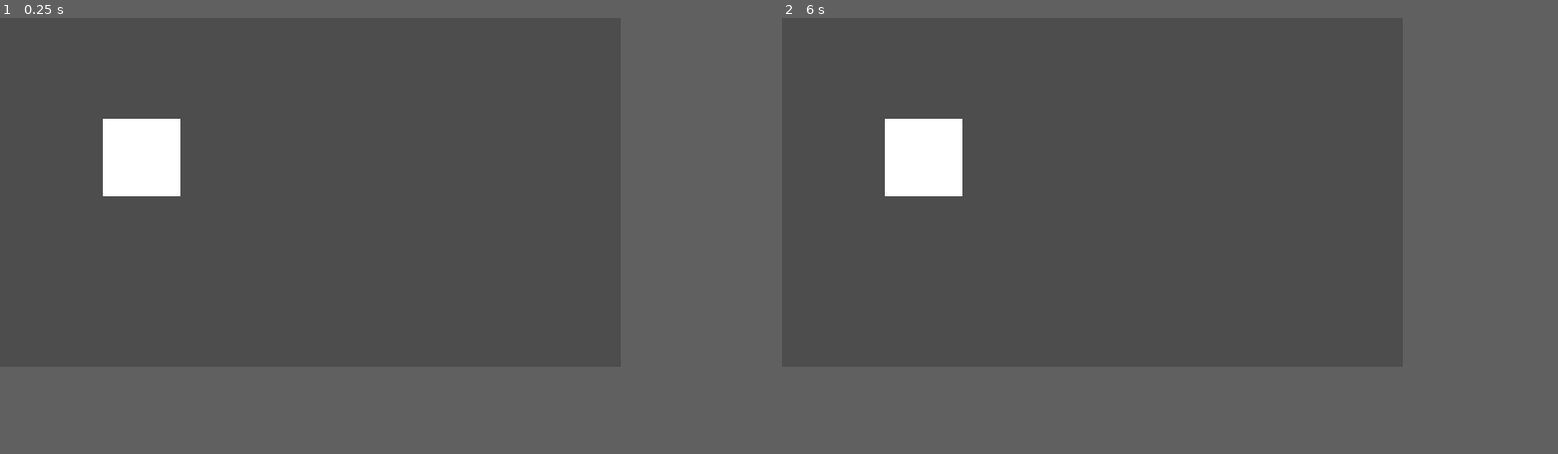
Above: before the commit, frames 1-2 (left to right).
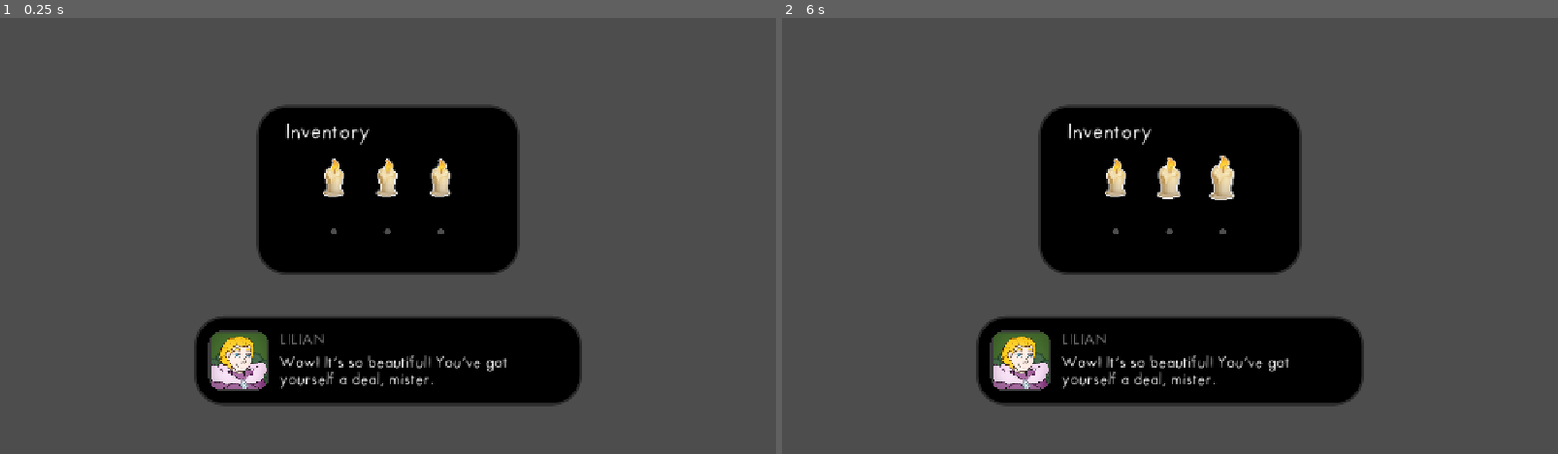
Above: after the commit, the same moments.

Repository: Piyan0/tim_movement
Game: Godot game, scene res://ui/inventory/inventory.tscn
Two runs of this game, one before a commit and one after it. Both use one fixed random seed, a clock stepped at 60 frames per second and the inputs below. Before the commit the project starts from res://node_2d.tscn.
Inputs (mouse positions are in pixels of both pictures, inside the frame that each line leads up to):
- Up to frame 1 (0.25 s): no input
- Up to frame 2 (6 s): tap Enter at 0.5, 2, 3.5 s; move the mouse to (1061, 262) at 0.52 s; hold Up (ui_up) 0.53-1.25 s; click (1061, 262) at 0.67 s; tap Space at 1.25, 2.75, 4.25 s; drag from (1278, 244) to (1061, 262) at 1.27 s; move the mouse to (906, 140) at 2.02 s; hold Left (ui_left) 2.03-2.75 s; click (906, 140) at 2.17 s; drag from (1123, 192) to (906, 140) at 2.77 s; move the mouse to (999, 105) at 3.52 s; hold Down (ui_down) 3.53-4.25 s; click (999, 105) at 3.67 s; drag from (1232, 174) to (999, 105) at 4.27 s; move the mouse to (968, 209) at 5.02 s; hold Up (ui_up) 5.03-5.75 s; click (968, 209) at 5.17 s; drag from (1154, 113) to (968, 209) at 5.77 s
In our replay, the window is 640x360 before the commit and 800x450 after it. These sizes can differ from the game's own. Grey fills any space a smaller window leaves; there, only what the larger window draws over its background counts as a difference.

The runs differ from the first frame. In frame 1, 24% of the frame differs, in the area x 13-75%, y 20-90%; in frame 2, 24%.

Commit message:
m

Diff:
--- /dev/null
+++ b/commons/drag_item_global.gd
@@ -0,0 +1,8 @@
+extends Node2D
+
+
+func add_drag_item(item):
+    item.reparent(self)
+    item.item_released.connect(func():
+        item.queue_free()
+    )
--- /dev/null
+++ b/commons/shaders/corner_radius.gdshader
@@ -0,0 +1,68 @@
+shader_type canvas_item;
+// Shader to round corners of a canvas. The 'radius_scale' is multiplied by
+// minimum(width, height)/2.0 to calculate the radius of the corners.
+//
+// Instructions:
+// 1) The node that uses this shader must have signals 'tree_entered' and
+// 'item_rect_changed' connected to a callable with the next code:
+// material.set_shader_parameter("width", size.x)
+// material.set_shader_parameter("height", size.y)
+//
+// Known issues:
+// 1) If used on 'TextureRect', take care of 'expand_mode' and 'stretch_mode',
+// because image corners might be outside node rectangle and therefore clipped.
+// Corners are rounded, but they are outside node's rectangle.
+
+
+uniform float radius_scale: hint_range(0.0, 1.0, 0.1) = 0.1;
+uniform bool rounded_corner_top_left = true;
+uniform bool rounded_corner_top_right = true;
+uniform bool rounded_corner_bottom_left = true;
+uniform bool rounded_corner_bottom_right = true;
+uniform float width = 1.0;
+uniform float height = 1.0;
+
+
+void fragment() {
+	vec4 image = texture(TEXTURE, UV);
+	vec2 pos = vec2(UV.x*width, UV.y*height);
+	float radius = min(width, height)*radius_scale/2.0;
+	float dist;
+	// Top left corner
+	if (rounded_corner_top_left) {
+		dist = length(pos - vec2(radius));
+		if (dist > radius && pos.x < radius && pos.y < radius) {
+			image.a = 0.0;
+		}
+		// debugging only
+//		if (dist < radius){image.r = 1.0;}
+	}
+	// Top right corner
+	if (rounded_corner_top_right) {
+		dist = length(pos - vec2(width-radius, radius));
+		if (dist > radius && pos.x > width-radius && pos.y < radius) {
+			image.a = 0.0;
+		}
+		// debugging only
+//		if (dist < radius){image.r = 1.0;}
+	}
+	// Bottom left corner
+	if (rounded_corner_bottom_left) {
+		dist = length(pos - vec2(radius, height-radius));
+		if (dist > radius && pos.x < radius && pos.y > height-radius) {
+			image.a = 0.0;
+		}
+		// debugging only
+//		if (dist < radius){image.r = 1.0;}
+	}
+	// Bottom right corner
+	if (rounded_corner_bottom_right) {
+		dist = length(pos - vec2(width-radius, height-radius));
+		if (dist > radius && pos.x > width-radius && pos.y > height-radius) {
+			image.a = 0.0;
+		}
+		// debugging only
+//		if (dist < radius){image.r = 1.0;}
+	}
+	COLOR = image;
+}
--- a/player.tscn
+++ b/entities/player/player.tscn
@@ -1,7 +1,7 @@
 [gd_scene format=3 uid="uid://bnuvvd8e3uy4a"]
 
-[ext_resource type="Script" uid="uid://duxo0s4u3j81b" path="res://player.gd" id="1_4flbx"]
-[ext_resource type="Script" uid="uid://d228kqpfj746a" path="res://player_movement.gd" id="2_onrkg"]
+[ext_resource type="Script" uid="uid://duxo0s4u3j81b" path="res://entities/player/player.gd" id="1_4flbx"]
+[ext_resource type="Script" uid="uid://d228kqpfj746a" path="res://commons/player_movement.gd" id="2_onrkg"]
 
 [node name="Player" type="Node2D" unique_id=1426917964 node_paths=PackedStringArray("movement", "lb_hint")]
 script = ExtResource("1_4flbx")
--- a/node_2d.tscn
+++ b/levels/main/main.tscn
@@ -1,6 +1,6 @@
 [gd_scene format=3 uid="uid://3p8vrrypgi1t"]
 
-[ext_resource type="Script" uid="uid://bbf1h7csh8jc6" path="res://node_2d.gd" id="1_wtcfe"]
+[ext_resource type="Script" uid="uid://bbf1h7csh8jc6" path="res://levels/main/main.gd" id="1_wtcfe"]
 
 [node name="Node2D" type="Node2D" unique_id=351564680 node_paths=PackedStringArray("cr_rect")]
 script = ExtResource("1_wtcfe")
--- a/project.godot
+++ b/project.godot
@@ -11,17 +11,22 @@
 [application]
 
 config/name="tim"
-run/main_scene="uid://3p8vrrypgi1t"
+run/main_scene="uid://b8kkjdii5quo6"
 config/features=PackedStringArray("4.6", "Mobile")
 config/icon="res://icon.svg"
 
+[autoload]
+
+DragItemGlobal="*uid://ba4tovncgjkv2"
+
 [display]
 
-window/size/viewport_width=320
-window/size/viewport_height=180
+window/size/viewport_width=1280
+window/size/viewport_height=720
 window/size/window_width_override=640
 window/size/window_height_override=320
-window/stretch/mode="viewport"
+window/stretch/mode="canvas_items"
+window/stretch/aspect="keep_height"
 
 [physics]
 
--- /dev/null
+++ b/ui/dialogue/Dialogue.tscn
@@ -0,0 +1,101 @@
+[gd_scene format=3 uid="uid://bxikvddg4fkyy"]
+
+[ext_resource type="Script" uid="uid://b58ddt1fspc5f" path="res://ui/dialogue/dialogue.gd" id="1_0yra0"]
+[ext_resource type="Shader" uid="uid://qi8w70expfgm" path="res://commons/shaders/corner_radius.gdshader" id="2_jn1y7"]
+[ext_resource type="Texture2D" uid="uid://ccum6irbxsg6a" path="res://assets/portraits/FD_Portrait_Shane_01.png" id="3_y3bqr"]
+[ext_resource type="FontFile" uid="uid://bo36ifhuqcvp6" path="res://assets/fonts/FuturaHandwritten.ttf" id="4_ttafx"]
+
+[sub_resource type="StyleBoxFlat" id="StyleBoxFlat_q6aah"]
+bg_color = Color(0, 0, 0, 1)
+border_width_left = 4
+border_width_top = 4
+border_width_right = 4
+border_width_bottom = 4
+border_color = Color(0.16445974, 0.16445976, 0.16445968, 1)
+corner_radius_top_left = 48
+corner_radius_top_right = 48
+corner_radius_bottom_right = 48
+corner_radius_bottom_left = 48
+
+[sub_resource type="ShaderMaterial" id="ShaderMaterial_17ocj"]
+shader = ExtResource("2_jn1y7")
+shader_parameter/radius_scale = 0.5000000074506
+shader_parameter/rounded_corner_top_left = true
+shader_parameter/rounded_corner_top_right = true
+shader_parameter/rounded_corner_bottom_left = true
+shader_parameter/rounded_corner_bottom_right = true
+shader_parameter/width = 1.0
+shader_parameter/height = 1.0
+
+[sub_resource type="LabelSettings" id="LabelSettings_tqenp"]
+line_spacing = -2.0
+font = ExtResource("4_ttafx")
+font_size = 24
+
+[node name="Dialogue" type="Control" unique_id=251633660]
+layout_mode = 3
+anchors_preset = 15
+anchor_right = 1.0
+anchor_bottom = 1.0
+grow_horizontal = 2
+grow_vertical = 2
+script = ExtResource("1_0yra0")
+
+[node name="Control" type="MarginContainer" parent="." unique_id=1056418608]
+layout_mode = 1
+anchors_preset = 12
+anchor_top = 1.0
+anchor_right = 1.0
+anchor_bottom = 1.0
+offset_left = 320.0
+offset_top = -228.0
+offset_right = -320.0
+offset_bottom = -80.0
+grow_horizontal = 2
+grow_vertical = 0
+
+[node name="Panel2" type="Panel" parent="Control" unique_id=1200165177]
+layout_mode = 2
+theme_override_styles/panel = SubResource("StyleBoxFlat_q6aah")
+
+[node name="MarginContainer" type="MarginContainer" parent="Control" unique_id=461862887]
+layout_mode = 2
+theme_override_constants/margin_left = 24
+theme_override_constants/margin_top = 24
+theme_override_constants/margin_right = 24
+theme_override_constants/margin_bottom = 24
+
+[node name="VBoxContainer" type="HBoxContainer" parent="Control/MarginContainer" unique_id=860562675]
+layout_mode = 2
+theme_override_constants/separation = 18
+
+[node name="MarginContainer" type="MarginContainer" parent="Control/MarginContainer/VBoxContainer" unique_id=142188180]
+layout_mode = 2
+
+[node name="TextureRect" type="TextureRect" parent="Control/MarginContainer/VBoxContainer/MarginContainer" unique_id=1426274461]
+material = SubResource("ShaderMaterial_17ocj")
+custom_minimum_size = Vector2(100, 100)
+layout_mode = 2
+size_flags_horizontal = 0
+size_flags_vertical = 0
+texture = ExtResource("3_y3bqr")
+expand_mode = 1
+stretch_mode = 4
+
+[node name="HBoxContainer" type="VBoxContainer" parent="Control/MarginContainer/VBoxContainer" unique_id=1405587513]
+layout_mode = 2
+size_flags_horizontal = 3
+size_flags_vertical = 0
+theme_override_constants/separation = 8
+
+[node name="Label" type="Label" parent="Control/MarginContainer/VBoxContainer/HBoxContainer" unique_id=269583546]
+modulate = Color(0.5568628, 0.5568628, 0.5568628, 1)
+layout_mode = 2
+text = "LILIAN"
+label_settings = SubResource("LabelSettings_tqenp")
+
+[node name="Label2" type="Label" parent="Control/MarginContainer/VBoxContainer/HBoxContainer" unique_id=204293044]
+layout_mode = 2
+text = "Wow! It’s so beautiful! You’ve got yourself a deal, mister."
+label_settings = SubResource("LabelSettings_tqenp")
+autowrap_mode = 2
--- /dev/null
+++ b/ui/dialogue/dialogue.gd
@@ -0,0 +1 @@
+extends Control
--- /dev/null
+++ b/ui/inventory/dragable_item.gd
@@ -0,0 +1,49 @@
+extends Control
+
+signal item_released()
+signal item_picked()
+
+@export var click_rect: Control
+@export var tr_item: TextureRect
+var _is_dragging = false
+var allow_pick = true
+
+func _ready() -> void:
+    tr_item.mouse_entered.connect(func():
+        if allow_pick:
+            z_index = 10
+            var t = create_tween().set_trans(Tween.TRANS_BACK).set_ease(Tween.EaseType.EASE_OUT)
+            t.tween_property(tr_item, "scale", Vector2(1.2, 1.2), 0.2)
+    )
+
+    tr_item.mouse_exited.connect(func():
+        if allow_pick && !_is_dragging:
+            z_index = 0
+            var t = create_tween().set_trans(Tween.TRANS_BACK)
+            t.tween_property(tr_item, "scale", Vector2(1, 1), 0.2)
+    )
+
+func _unhandled_input(event: InputEvent) -> void:
+    if event is InputEventMouseButton:
+        if event.button_index == MOUSE_BUTTON_LEFT:
+            if event.pressed:
+                if !_is_dragging:
+                    if _get_click_rect().has_point(get_global_mouse_position()):
+                        item_picked.emit()
+                        _is_dragging = true
+            else:
+                if _is_dragging:
+                    tr_item.position = Vector2.ZERO
+                    print("release")
+                    item_released.emit()
+                    _is_dragging = false
+
+
+func _process(delta: float) -> void:
+    if _is_dragging:
+        var drag_pos = get_global_mouse_position() - click_rect.size/2
+        tr_item.global_position = lerp(tr_item.global_position, drag_pos, 0.3)
+
+
+func _get_click_rect():
+    return Rect2(click_rect.global_position, click_rect.size)
--- /dev/null
+++ b/ui/inventory/dragable_item.tscn
@@ -0,0 +1,31 @@
+[gd_scene format=3 uid="uid://625071u2ypr4"]
+
+[ext_resource type="Script" uid="uid://dms7lpcpv53f5" path="res://ui/inventory/dragable_item.gd" id="1_uulpc"]
+[ext_resource type="Texture2D" uid="uid://dkkle4jo6uc1q" path="res://assets/items/Candle.png" id="2_n02jd"]
+
+[node name="DragableItem" type="MarginContainer" unique_id=1713004469 node_paths=PackedStringArray("click_rect", "tr_item")]
+custom_minimum_size = Vector2(64, 64)
+offset_right = 48.0
+offset_bottom = 48.0
+mouse_filter = 2
+script = ExtResource("1_uulpc")
+click_rect = NodePath("ReferenceRect")
+tr_item = NodePath("Control/TextureRect")
+
+[node name="ReferenceRect" type="ReferenceRect" parent="." unique_id=706350559]
+layout_mode = 2
+mouse_filter = 2
+border_color = Color(1, 1, 1, 1)
+border_width = 2.0
+
+[node name="Control" type="Control" parent="." unique_id=285728491]
+layout_mode = 2
+mouse_filter = 1
+
+[node name="TextureRect" type="TextureRect" parent="Control" unique_id=1705643986]
+layout_mode = 0
+offset_right = 64.0
+offset_bottom = 64.0
+pivot_offset = Vector2(32, 32)
+texture = ExtResource("2_n02jd")
+expand_mode = 4
--- /dev/null
+++ b/ui/inventory/inventory.gd
@@ -0,0 +1,18 @@
+extends Control
+
+@export var item_container: Control
+
+func _ready() -> void:
+    for i in item_container.get_children():
+        i.item_picked.connect(func():
+            DragItemGlobal.add_drag_item(i)
+            for j in item_container.get_children():
+                self_modulate = Color.TRANSPARENT
+                j.allow_pick = false
+            queue_free()
+        )
+
+        i.item_released.connect(func():
+            for j in item_container.get_children():
+                j.allow_pick = true
+        )
--- /dev/null
+++ b/ui/inventory/inventory.tscn
@@ -0,0 +1,253 @@
+[gd_scene format=3 uid="uid://b8kkjdii5quo6"]
+
+[ext_resource type="Script" uid="uid://j0e3sap3lco2" path="res://ui/inventory/inventory.gd" id="1_62wf1"]
+[ext_resource type="Texture2D" uid="uid://cghvdd7ufvbnm" path="res://ui/inventory/item_empty.png" id="3_lep46"]
+[ext_resource type="PackedScene" uid="uid://625071u2ypr4" path="res://ui/inventory/dragable_item.tscn" id="3_qrt2q"]
+[ext_resource type="PackedScene" uid="uid://bxikvddg4fkyy" path="res://ui/dialogue/Dialogue.tscn" id="4_lep46"]
+[ext_resource type="FontFile" uid="uid://bo36ifhuqcvp6" path="res://assets/fonts/FuturaHandwritten.ttf" id="5_wbsyq"]
+
+[sub_resource type="StyleBoxFlat" id="StyleBoxFlat_f8i2h"]
+bg_color = Color(0, 0, 0, 1)
+border_width_left = 4
+border_width_top = 4
+border_width_right = 4
+border_width_bottom = 4
+border_color = Color(0.16445974, 0.16445976, 0.16445968, 1)
+corner_radius_top_left = 48
+corner_radius_top_right = 48
+corner_radius_bottom_right = 48
+corner_radius_bottom_left = 48
+
+[sub_resource type="LabelSettings" id="LabelSettings_qrt2q"]
+line_spacing = -2.0
+font = ExtResource("5_wbsyq")
+font_size = 32
+
+[node name="Inventory" type="Control" unique_id=1443804631 node_paths=PackedStringArray("item_container")]
+layout_mode = 3
+anchors_preset = 15
+anchor_right = 1.0
+anchor_bottom = 1.0
+grow_horizontal = 2
+grow_vertical = 2
+mouse_filter = 2
+script = ExtResource("1_62wf1")
+item_container = NodePath("MarginContainer/MarginContainer/VBoxContainer/MarginContainer/Control/FlowContainer")
+
+[node name="Dialogue" parent="." unique_id=251633660 instance=ExtResource("4_lep46")]
+layout_mode = 1
+
+[node name="MarginContainer" type="MarginContainer" parent="." unique_id=150151791]
+layout_mode = 1
+anchors_preset = 8
+anchor_left = 0.5
+anchor_top = 0.5
+anchor_right = 0.5
+anchor_bottom = 0.5
+offset_left = -217.0
+offset_top = -216.0
+offset_right = 217.0
+offset_bottom = 64.0
+grow_horizontal = 2
+grow_vertical = 2
+
+[node name="Panel" type="Panel" parent="MarginContainer" unique_id=234456693]
+layout_mode = 2
+theme_override_styles/panel = SubResource("StyleBoxFlat_f8i2h")
+
+[node name="MarginContainer" type="MarginContainer" parent="MarginContainer" unique_id=1071634634]
+layout_mode = 2
+theme_override_constants/margin_left = 48
+theme_override_constants/margin_top = 24
+theme_override_constants/margin_right = 48
+theme_override_constants/margin_bottom = 24
+
+[node name="VBoxContainer" type="VBoxContainer" parent="MarginContainer/MarginContainer" unique_id=1418375902]
+layout_mode = 2
+mouse_filter = 2
+theme_override_constants/separation = 24
+
+[node name="Label" type="Label" parent="MarginContainer/MarginContainer/VBoxContainer" unique_id=502666760]
+layout_mode = 2
+text = "Inventory"
+label_settings = SubResource("LabelSettings_qrt2q")
+
+[node name="MarginContainer" type="MarginContainer" parent="MarginContainer/MarginContainer/VBoxContainer" unique_id=1793096274]
+layout_mode = 2
+size_flags_vertical = 3
+mouse_filter = 2
+theme_override_constants/margin_left = 48
+theme_override_constants/margin_right = 48
+
+[node name="Control" type="Control" parent="MarginContainer/MarginContainer/VBoxContainer/MarginContainer" unique_id=1337407871]
+layout_mode = 2
+size_flags_vertical = 3
+mouse_filter = 2
+
+[node name="FlowContainer2" type="FlowContainer" parent="MarginContainer/MarginContainer/VBoxContainer/MarginContainer/Control" unique_id=1352100014]
+layout_mode = 1
+anchors_preset = 15
+anchor_right = 1.0
+anchor_bottom = 1.0
+grow_horizontal = 2
+grow_vertical = 2
+mouse_filter = 2
+theme_override_constants/h_separation = 24
+theme_override_constants/v_separation = 24
+
+[node name="Control2" type="Control" parent="MarginContainer/MarginContainer/VBoxContainer/MarginContainer/Control/FlowContainer2" unique_id=2051906823]
+modulate = Color(0.30588236, 0.30588236, 0.30588236, 1)
+custom_minimum_size = Vector2(64, 64)
+layout_mode = 2
+
+[node name="TextureRect" type="TextureRect" parent="MarginContainer/MarginContainer/VBoxContainer/MarginContainer/Control/FlowContainer2/Control2" unique_id=873686999]
+custom_minimum_size = Vector2(16, 16)
+layout_mode = 1
+anchors_preset = 8
+anchor_left = 0.5
+anchor_top = 0.5
+anchor_right = 0.5
+anchor_bottom = 0.5
+offset_left = -8.0
+offset_top = -8.0
+offset_right = 8.0
+offset_bottom = 8.0
+grow_horizontal = 2
+grow_vertical = 2
+texture = ExtResource("3_lep46")
+expand_mode = 1
+
+[node name="Control3" type="Control" parent="MarginContainer/MarginContainer/VBoxContainer/MarginContainer/Control/FlowContainer2" unique_id=266173523]
+modulate = Color(0.30588236, 0.30588236, 0.30588236, 1)
+custom_minimum_size = Vector2(64, 64)
+layout_mode = 2
+
+[node name="TextureRect" type="TextureRect" parent="MarginContainer/MarginContainer/VBoxContainer/MarginContainer/Control/FlowContainer2/Control3" unique_id=467042495]
+custom_minimum_size = Vector2(16, 16)
+layout_mode = 1
+anchors_preset = 8
+anchor_left = 0.5
+anchor_top = 0.5
+anchor_right = 0.5
+anchor_bottom = 0.5
+offset_left = -8.0
+offset_top = -8.0
+offset_right = 8.0
+offset_bottom = 8.0
+grow_horizontal = 2
+grow_vertical = 2
+texture = ExtResource("3_lep46")
+expand_mode = 1
+
+[node name="Control4" type="Control" parent="MarginContainer/MarginContainer/VBoxContainer/MarginContainer/Control/FlowContainer2" unique_id=818084506]
+modulate = Color(0.30588236, 0.30588236, 0.30588236, 1)
+custom_minimum_size = Vector2(64, 64)
+layout_mode = 2
+
+[node name="TextureRect" type="TextureRect" parent="MarginContainer/MarginContainer/VBoxContainer/MarginContainer/Control/FlowContainer2/Control4" unique_id=1728662552]
+custom_minimum_size = Vector2(16, 16)
+layout_mode = 1
+anchors_preset = 8
+anchor_left = 0.5
+anchor_top = 0.5
+anchor_right = 0.5
+anchor_bottom = 0.5
+offset_left = -8.0
+offset_top = -8.0
+offset_right = 8.0
+offset_bottom = 8.0
+grow_horizontal = 2
+grow_vertical = 2
+texture = ExtResource("3_lep46")
+expand_mode = 1
+
+[node name="Control5" type="Control" parent="MarginContainer/MarginContainer/VBoxContainer/MarginContainer/Control/FlowContainer2" unique_id=1205358872]
+modulate = Color(0.30588236, 0.30588236, 0.30588236, 1)
+custom_minimum_size = Vector2(64, 64)
+layout_mode = 2
+
+[node name="TextureRect" type="TextureRect" parent="MarginContainer/MarginContainer/VBoxContainer/MarginContainer/Control/FlowContainer2/Control5" unique_id=1389177439]
+custom_minimum_size = Vector2(16, 16)
+layout_mode = 1
+anchors_preset = 8
+anchor_left = 0.5
+anchor_top = 0.5
+anchor_right = 0.5
+anchor_bottom = 0.5
+offset_left = -8.0
+offset_top = -8.0
+offset_right = 8.0
+offset_bottom = 8.0
+grow_horizontal = 2
+grow_vertical = 2
+texture = ExtResource("3_lep46")
+expand_mode = 1
+
+[node name="Control6" type="Control" parent="MarginContainer/MarginContainer/VBoxContainer/MarginContainer/Control/FlowContainer2" unique_id=1555552115]
+modulate = Color(0.30588236, 0.30588236, 0.30588236, 1)
+custom_minimum_size = Vector2(64, 64)
+layout_mode = 2
+
+[node name="TextureRect" type="TextureRect" parent="MarginContainer/MarginContainer/VBoxContainer/MarginContainer/Control/FlowContainer2/Control6" unique_id=366977364]
+custom_minimum_size = Vector2(16, 16)
+layout_mode = 1
+anchors_preset = 8
+anchor_left = 0.5
+anchor_top = 0.5
+anchor_right = 0.5
+anchor_bottom = 0.5
+offset_left = -8.0
+offset_top = -8.0
+offset_right = 8.0
+offset_bottom = 8.0
+grow_horizontal = 2
+grow_vertical = 2
+texture = ExtResource("3_lep46")
+expand_mode = 1
+
+[node name="Control7" type="Control" parent="MarginContainer/MarginContainer/VBoxContainer/MarginContainer/Control/FlowContainer2" unique_id=1029987882]
+modulate = Color(0.30588236, 0.30588236, 0.30588236, 1)
+custom_minimum_size = Vector2(64, 64)
+layout_mode = 2
+
+[node name="TextureRect" type="TextureRect" parent="MarginContainer/MarginContainer/VBoxContainer/MarginContainer/Control/FlowContainer2/Control7" unique_id=1602346353]
+custom_minimum_size = Vector2(16, 16)
+layout_mode = 1
+anchors_preset = 8
+anchor_left = 0.5
+anchor_top = 0.5
+anchor_right = 0.5
+anchor_bottom = 0.5
+offset_left = -8.0
+offset_top = -8.0
+offset_right = 8.0
+offset_bottom = 8.0
+grow_horizontal = 2
+grow_vertical = 2
+texture = ExtResource("3_lep46")
+expand_mode = 1
+
+[node name="FlowContainer" type="FlowContainer" parent="MarginContainer/MarginContainer/VBoxContainer/MarginContainer/Control" unique_id=757606143]
+layout_mode = 1
+anchors_preset = 15
+anchor_right = 1.0
+anchor_bottom = 1.0
+grow_horizontal = 2
+grow_vertical = 2
+theme_override_constants/h_separation = 24
+theme_override_constants/v_separation = 24
+
+[node name="DragableItem" parent="MarginContainer/MarginContainer/VBoxContainer/MarginContainer/Control/FlowContainer" unique_id=2000693116 instance=ExtResource("3_qrt2q")]
+layout_mode = 2
+mouse_filter = 1
+mouse_default_cursor_shape = 2
+
+[node name="DragableItem2" parent="MarginContainer/MarginContainer/VBoxContainer/MarginContainer/Control/FlowContainer" unique_id=1713004469 instance=ExtResource("3_qrt2q")]
+layout_mode = 2
+mouse_filter = 1
+mouse_default_cursor_shape = 2
+
+[node name="DragableItem3" parent="MarginContainer/MarginContainer/VBoxContainer/MarginContainer/Control/FlowContainer" unique_id=356006012 instance=ExtResource("3_qrt2q")]
+layout_mode = 2
+mouse_filter = 1
+mouse_default_cursor_shape = 2
Binary file added: assets/fonts/FuturaHandwritten.ttf
Not shown, added: assets/fonts/FuturaHandwritten.ttf.import
Binary file added: assets/items/Book 2.png
Not shown, added: assets/items/Book 2.png.import
Binary file added: assets/items/Candle.png
Not shown, added: assets/items/Candle.png.import
Binary file added: assets/portraits/FD_Portrait_Shane_01.png
Not shown, added: assets/portraits/FD_Portrait_Shane_01.png.import
Renamed: click_move_destination.gd -> commons/click_move_destination.gd
Renamed: click_move_destination.gd.uid -> commons/click_move_destination.gd.uid
Not shown, added: commons/drag_item_global.gd.uid
Renamed: player_movement.gd -> commons/player_movement.gd
(and 13 more such lines)
